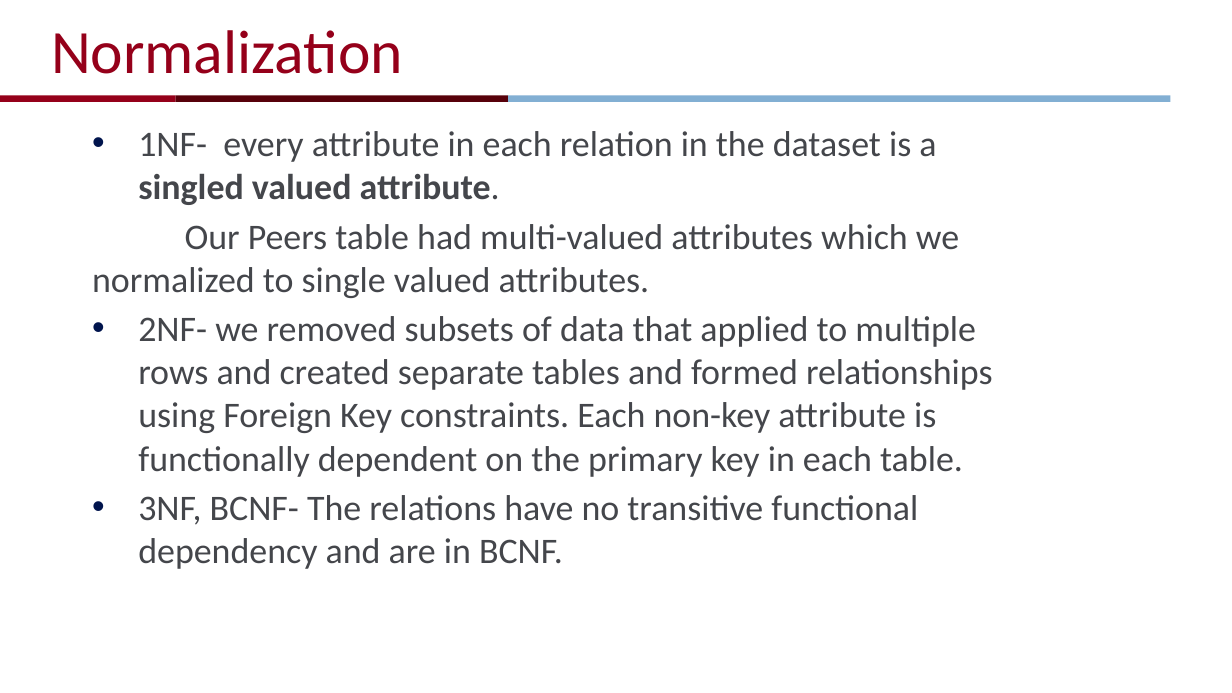
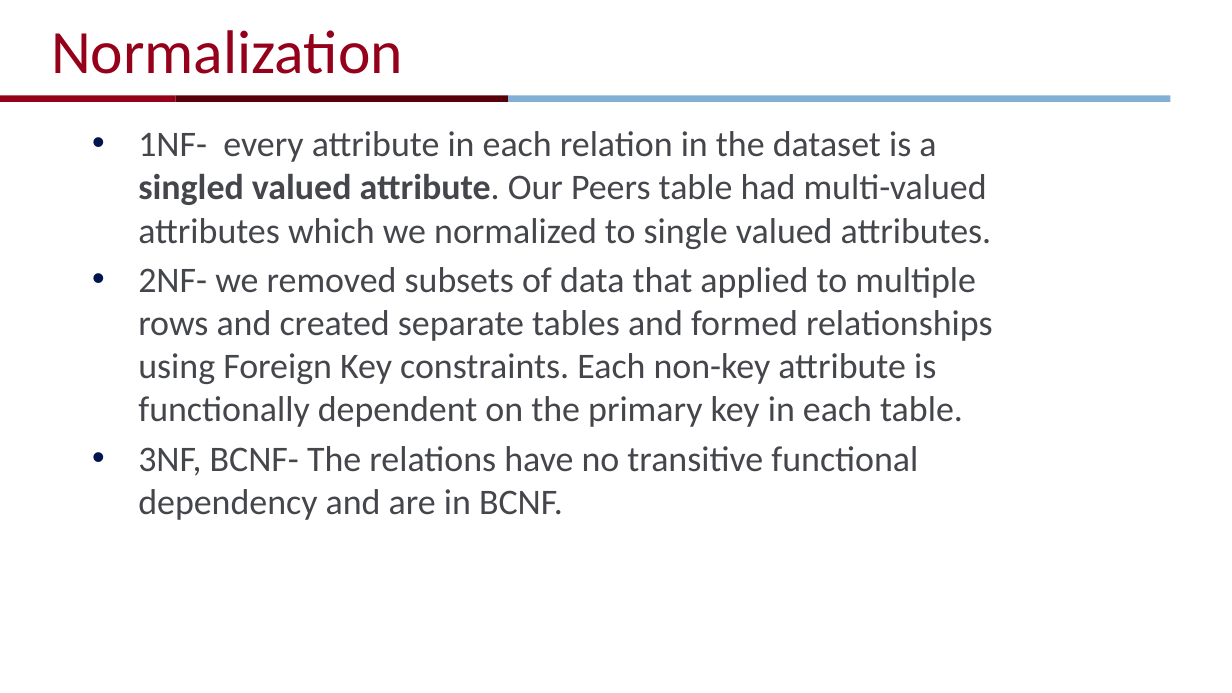
Before and after one commit to ShrivatsAgrawal/CIS550_Project_OPUS, a slide deck: slide 10 of Docs/finalcis550project.pptx (slide 9 before the commit). Drawn at 1232x693 pixels with LibreOffice and Linux fonts; fonts in the diff are those of the drawing; background and template pictures are left out. Boxes give left, top, right and bottom in pixels: in the first picture for what was removed or moved away, otherwise in the second. Text is boxed around its words. In the diff, an @@ line names an element or a change of style, - is before the commit and + after.

Commit message:
Final changes to ppt

```diff
--- a/Docs/finalcis550project.pptx
+++ b/Docs/finalcis550project.pptx
@@ text at box(138, 131, 992, 249): text changed @@
-• 1NF- every attribute in each relation in the dataset is a singled valued attribute.
-Our Peers table had multi-valued attributes which we normalized to single valued attributes.
+• 1NF- every attribute in each relation in the dataset is a singled valued attribute. Our Peers table had multi-valued attributes which we normalized to single valued attributes.
```
Also in this commit, not shown: 3 other slides changed, 1 slide added.
